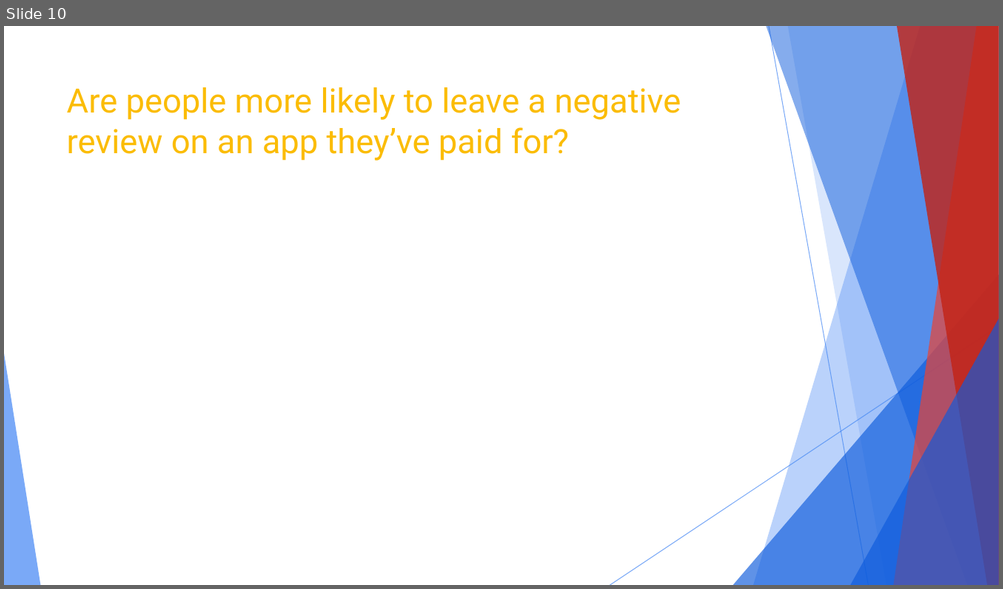
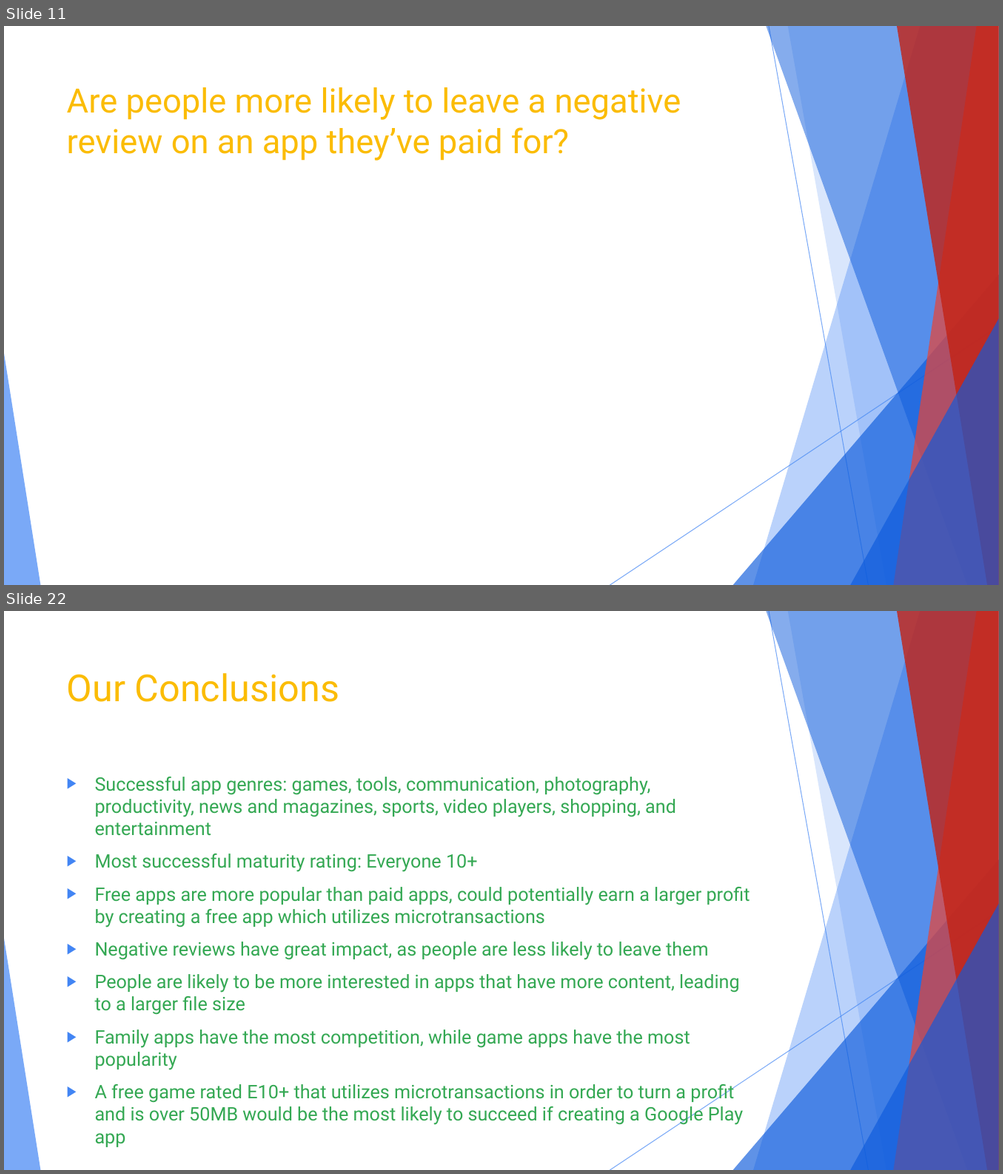
Before and after one commit to KylePeterson623/Project1, a slide deck: Google Play™ Store Analysis.pptx. Shown one above the other, each under a label of ours: slide 10 before the commit, slides 11 and 22 after it; the slides between them are not shown. The pictures are 1003x589 and 1003x1174 pixels, drawn with LibreOffice and Linux fonts; fonts in the diff are those of the drawing. Boxes give left, top, right and bottom in pixels: in the first picture for what was removed or moved away, otherwise in the second. Text is boxed around its words. In the diff, an @@ line names an element or a change of style, - is before the commit and + after.

```diff
--- a/Google Play™ Store Analysis.pptx
+++ b/Google Play™ Store Analysis.pptx
@@ slide 22 added at [4,611,999,1170], background #FFFFFF; not listed: 10 template elements that a slide beside it also shows @@
@@ title added at [67,673,339,702], 36 pt, text #FBBC05 @@
+Our Conclusions
@@ text added at [95,777,750,1126], 18 pt, text #34A853 @@
+▶ Successful app genres: games, tools, communication, photography, productivity, news and magazines, sports, video players, shopping, and entertainment
+▶ Most successful maturity rating: Everyone 10+
+▶ Free apps are more popular than paid apps, could potentially earn a larger profit by creating a free app which utilizes microtransactions
+▶ Negative reviews have great impact, as people are less likely to leave them
+▶ People are likely to be more interested in apps that have more content, leading to a larger file size
+▶ Family apps have the most competition, while game apps have the most popularity
+▶ A free game rated E10+ that utilizes microtransactions in order to turn a profit and is over 50MB would be the most likely to succeed if creating a Google Play app
@@ what was slide 10 is now slide 11 @@
```
Also in this commit, not shown: 9 slides changed, 10 other slides added, 1 slide removed, 12 other files.
